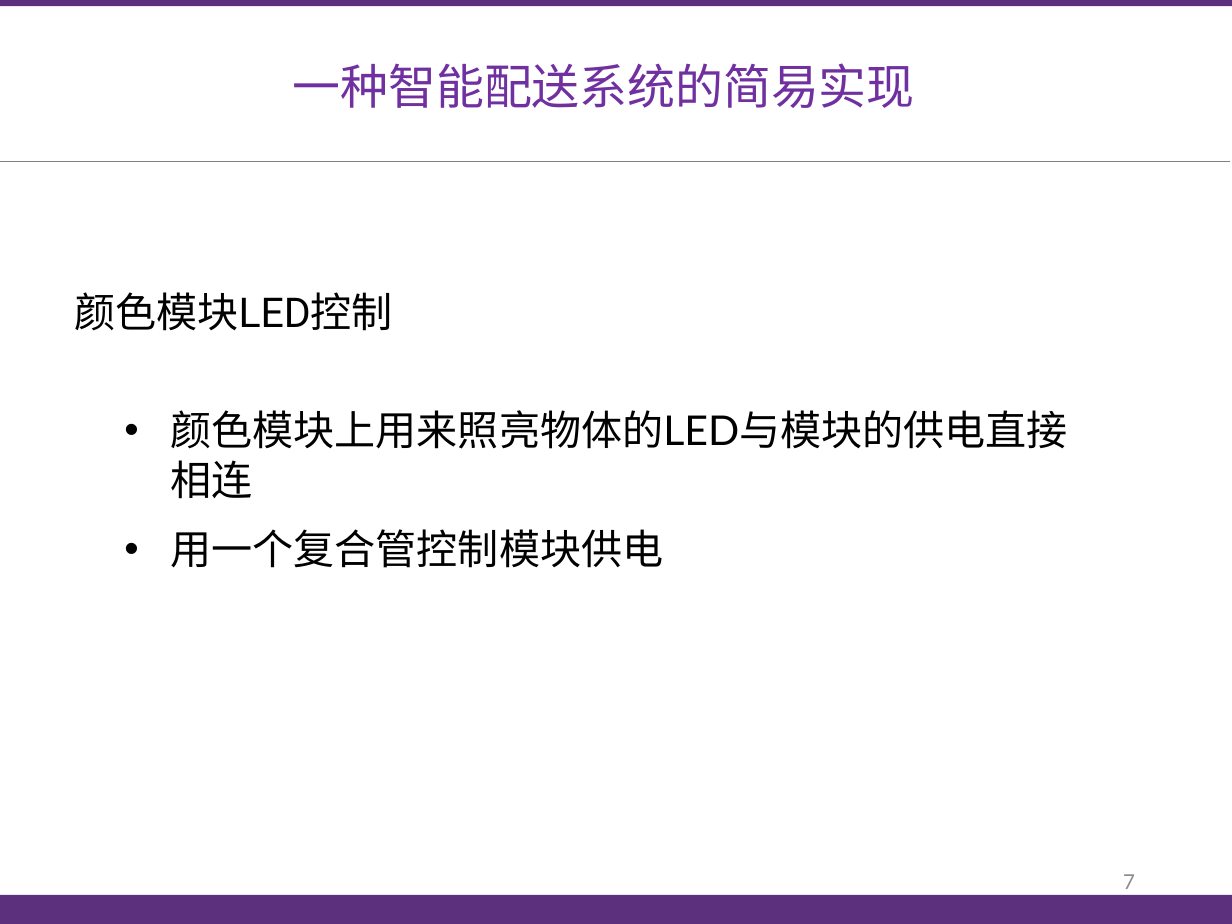
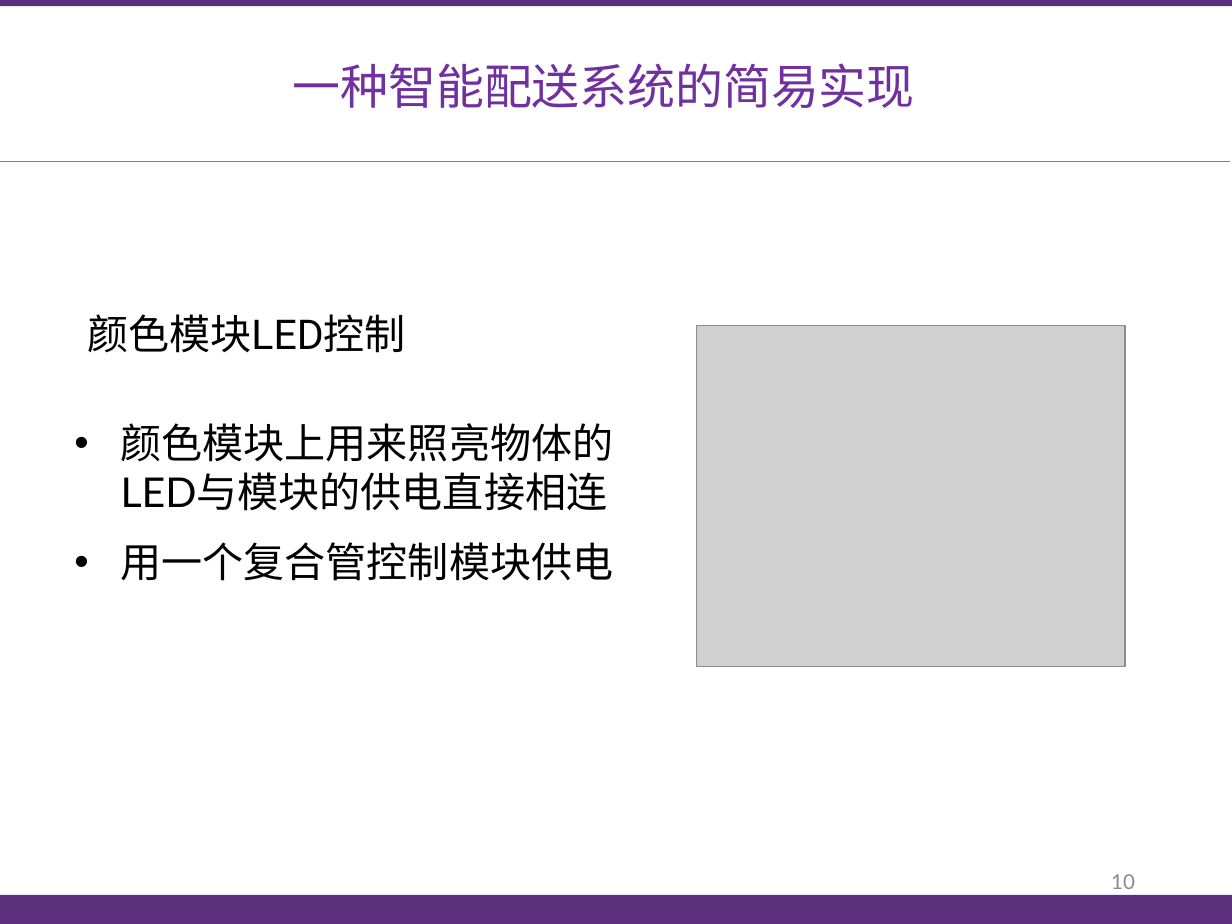
Before and after one commit to jameswhqi/summer-electronics, a slide deck: slide 10 of final_report/答辩_祁文浩_康梓峰.pptx (slide 11 before the commit). Drawn at 1232x924 pixels with LibreOffice and Linux fonts; fonts in the diff are those of the drawing; grey boxes stand for pictures. Boxes give left, top, right and bottom in pixels: in the first picture for what was removed or moved away, otherwise in the second. Text is boxed around its words. In the diff, an @@ line names an element or a change of style, - is before the commit and + after.

```diff
--- a/final_report/答辩_祁文浩_康梓峰.pptx
+++ b/final_report/答辩_祁文浩_康梓峰.pptx
@@ text "颜色模块LED控制": place and size @@
-text "颜色模块LED控制" at [74, 292, 393, 331]
+text "颜色模块LED控制" at [87, 314, 406, 353]
@@ picture added at [697, 325, 1126, 667] @@
@@ text "颜色模块上用来照亮物体的LED与模块的供电直接相连" rewrapped from [171, 410, 1068, 568] to [121, 423, 614, 581] @@
@@ text at [1111, 874, 1135, 889]: text changed @@
-7
+10
```
Also in this commit, not shown: 13 other slides changed, 1 slide added, 1 slide removed, 2 other files.
